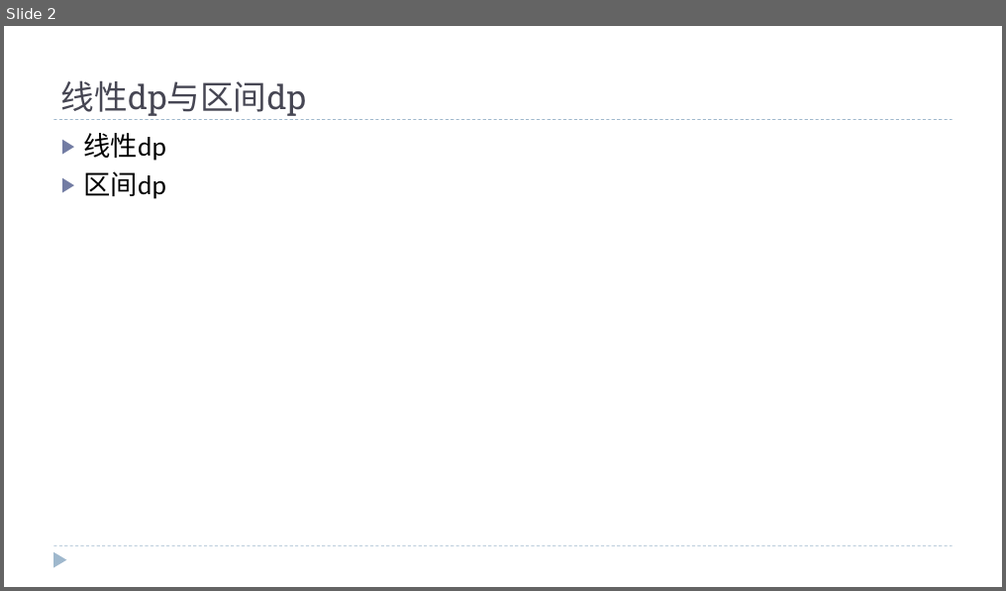
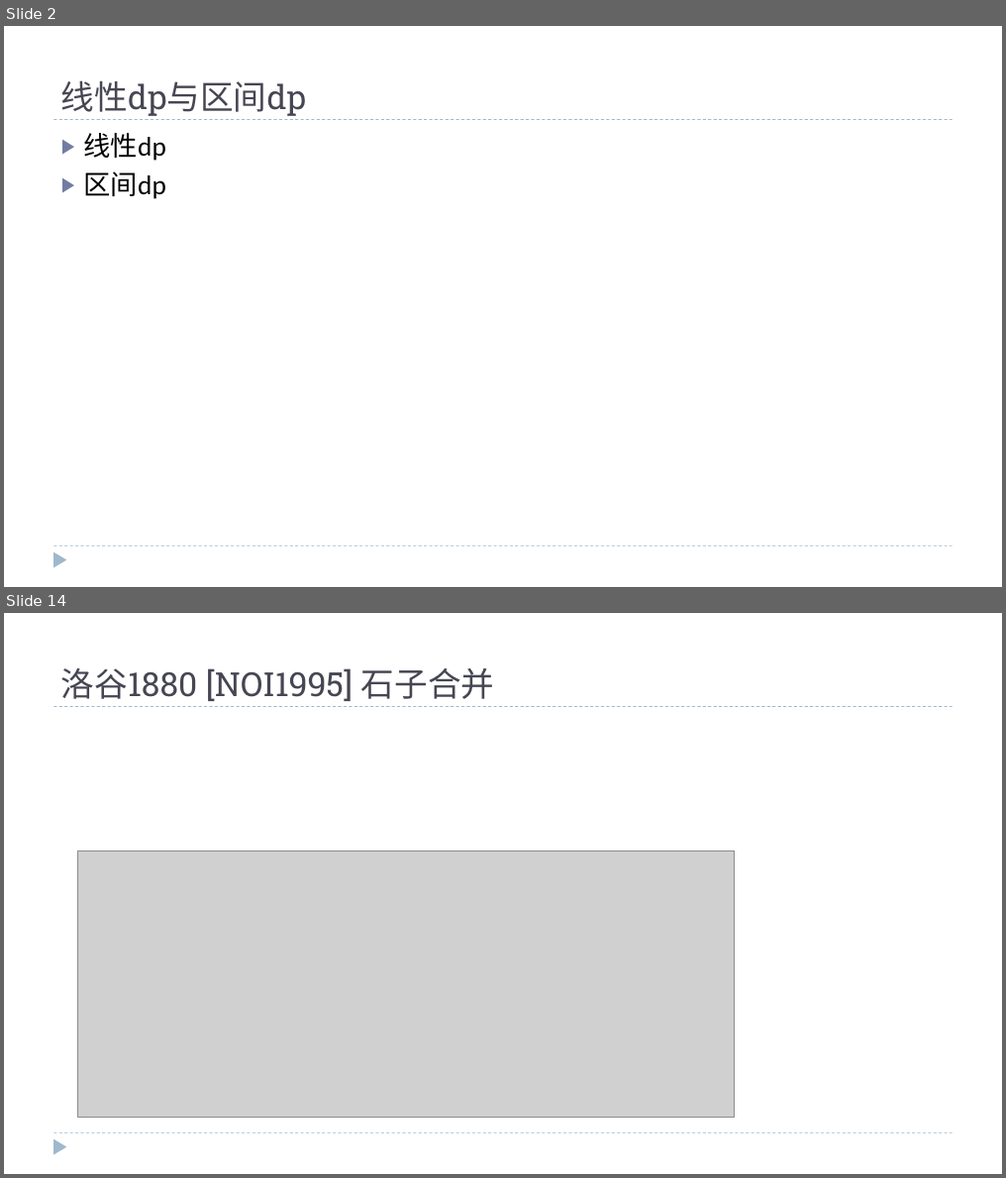
Before and after one commit to fxsc03/-, a slide deck: wd/线性dp与区间dp.pptx. Shown one above the other, each under a label of ours: slide 2 before the commit, slides 2 and 14 after it; the slides between them are not shown. The pictures are 1006x591 and 1006x1178 pixels, drawn with LibreOffice and Linux fonts; fonts in the diff are those of the drawing; grey boxes stand for pictures. Boxes give left, top, right and bottom in pixels: in the first picture for what was removed or moved away, otherwise in the second. Text is boxed around its words. In the diff, an @@ line names an element or a change of style, - is before the commit and + after.

```diff
--- a/wd/线性dp与区间dp.pptx
+++ b/wd/线性dp与区间dp.pptx
@@ slide 14 added at [4,613,1002,1174], background #FFFFFF; not listed: 3 template elements that a slide beside it also shows @@
@@ title added at [61,668,494,701], 32 pt, text #464653 @@
+洛谷1880 [NOI1995] 石子合并
@@ picture added at [78,851,735,1117] @@
```
Also in this commit, not shown: 1 slide changed, 14 other slides added, 1 slide removed, 7 other files.
